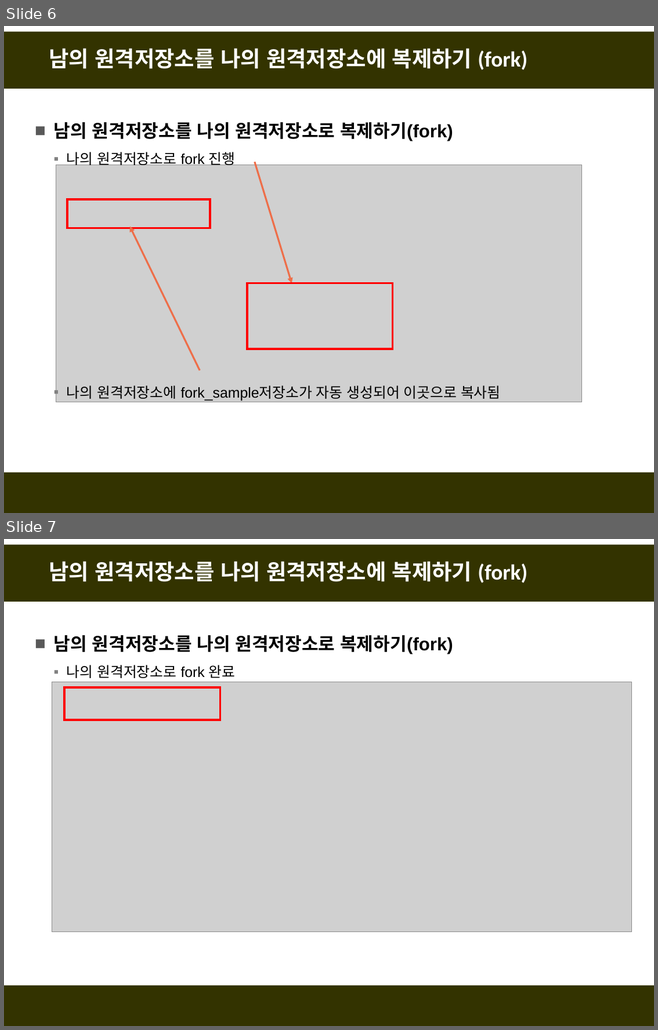
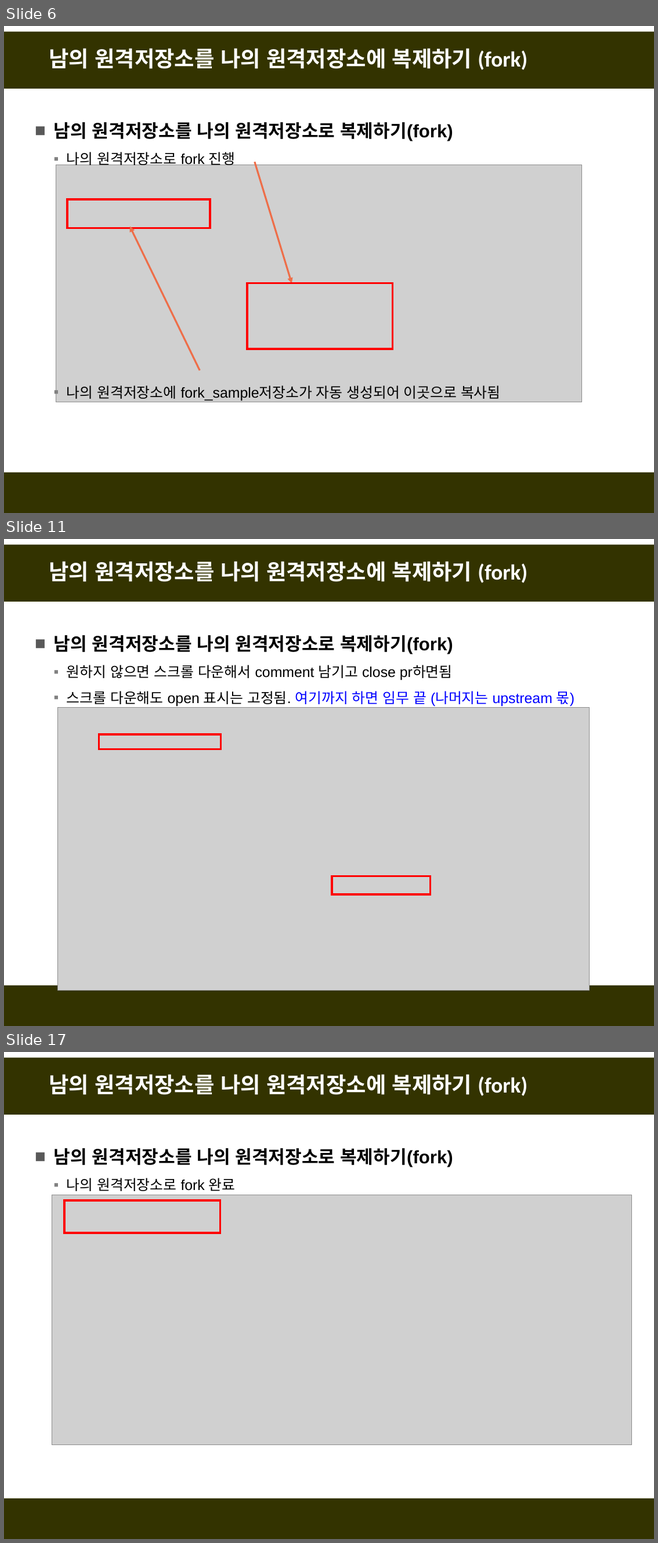
Before and after one commit to fasthill/github-lecture, a slide deck: git및github첫걸음3-원격저장소이용.pptx. Shown one above the other, each under a label of ours: slides 6 and 7 before the commit, slides 6, 11 and 17 after it; the slides between them are not shown. The pictures are 658x1030 and 658x1543 pixels, drawn with LibreOffice and Linux fonts; fonts in the diff are those of the drawing; grey boxes stand for pictures. Boxes give left, top, right and bottom in pixels: in the first picture for what was removed or moved away, otherwise in the second. Text is boxed around its words. In the diff, an @@ line names an element or a change of style, - is before the commit and + after.

```diff
--- a/git및github첫걸음3-원격저장소이용.pptx
+++ b/git및github첫걸음3-원격저장소이용.pptx
@@ slide 11 added at [4, 539, 654, 1026], background #FFFFFF; not listed: 2 template elements that a slide beside it also shows @@
@@ title added at [49, 561, 527, 583], 24 pt, text #FFFFFF, bold @@
+남의 원격저장소를 나의 원격저장소에 복제하기 (fork)
@@ text added at [54, 635, 574, 706], 16 pt, text #000000 @@
+■ 남의 원격저장소를 나의 원격저장소로 복제하기(fork)
+  ▪ 원하지 않으면 스크롤 다운해서 comment 남기고 close pr하면됨
+  ▪ 스크롤 다운해도 open 표시는 고정됨. 여기까지 하면 임무 끝 (나머지는 upstream 몫)
@@ picture added at [58, 707, 589, 990] @@
@@ rectangle added at [99, 734, 220, 750], outline #FF0000 2.25 pt @@
@@ rectangle added at [331, 876, 430, 895], outline #FF0000 2.25 pt @@
@@ what was slide 7 is now slide 17 @@
```
Also in this commit, not shown: 2 slides changed, 9 other slides added.
